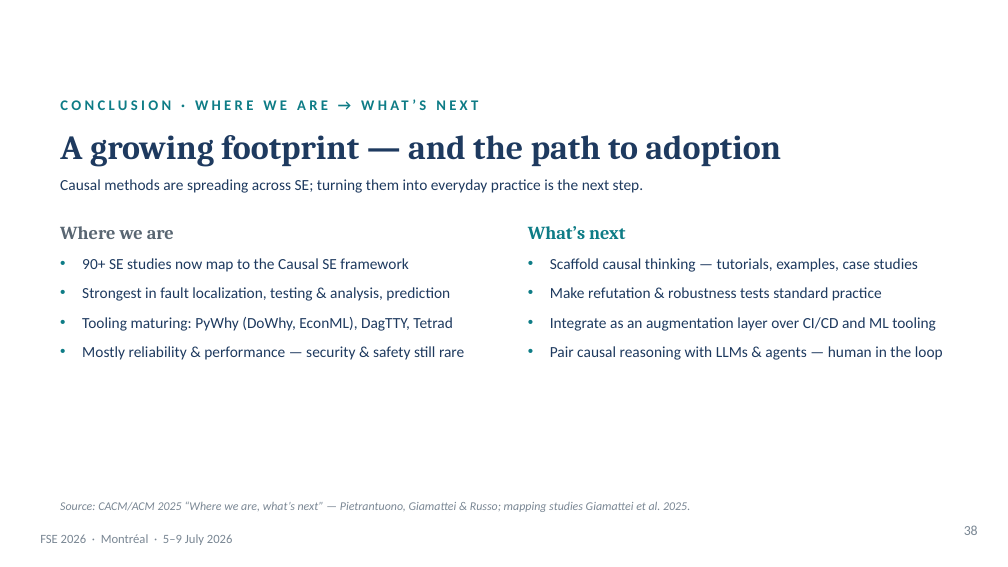
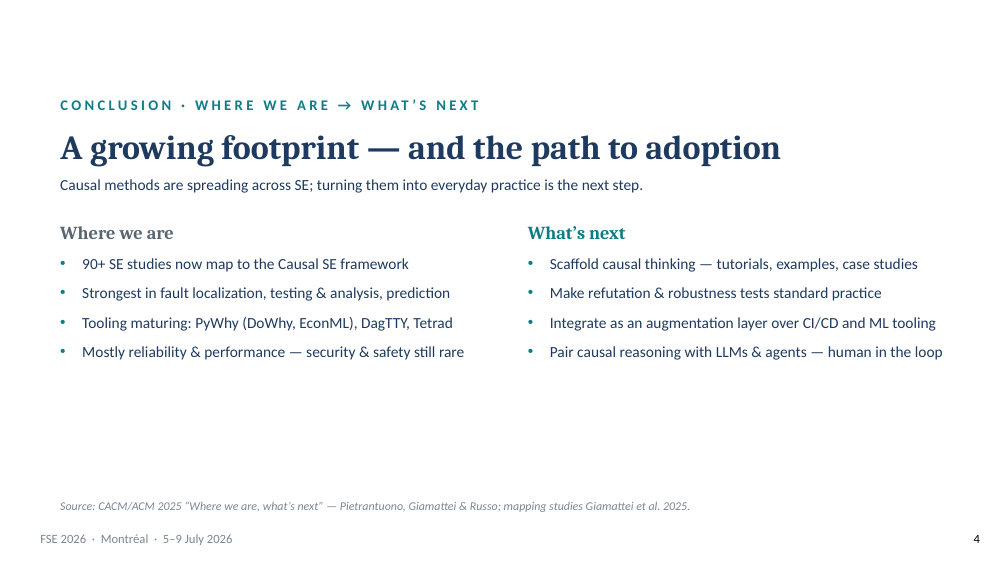
Before and after one commit to martinheyn/CI4SE_Tutorial, a slide deck: slide 4 of slides/FSE26_CausalInference_Conclusion.pptx (slide 3 before the commit). Drawn at 1008x567 pixels with LibreOffice and Linux fonts; fonts in the diff are those of the drawing; background and template pictures are left out. Boxes give left, top, right and bottom in pixels: in the first picture for what was removed or moved away, otherwise in the second. Text is boxed around its words. In the diff, an @@ line names an element or a change of style, - is before the commit and + after.

```diff
--- a/slides/FSE26_CausalInference_Conclusion.pptx
+++ b/slides/FSE26_CausalInference_Conclusion.pptx
@@ text removed at (964, 525, 978, 535) @@
-38
@@ page number added at (974, 535, 980, 543), 9 pt, text #000000 @@
+4
```
Also in this commit, not shown: 3 other slides changed, 8 other files.
